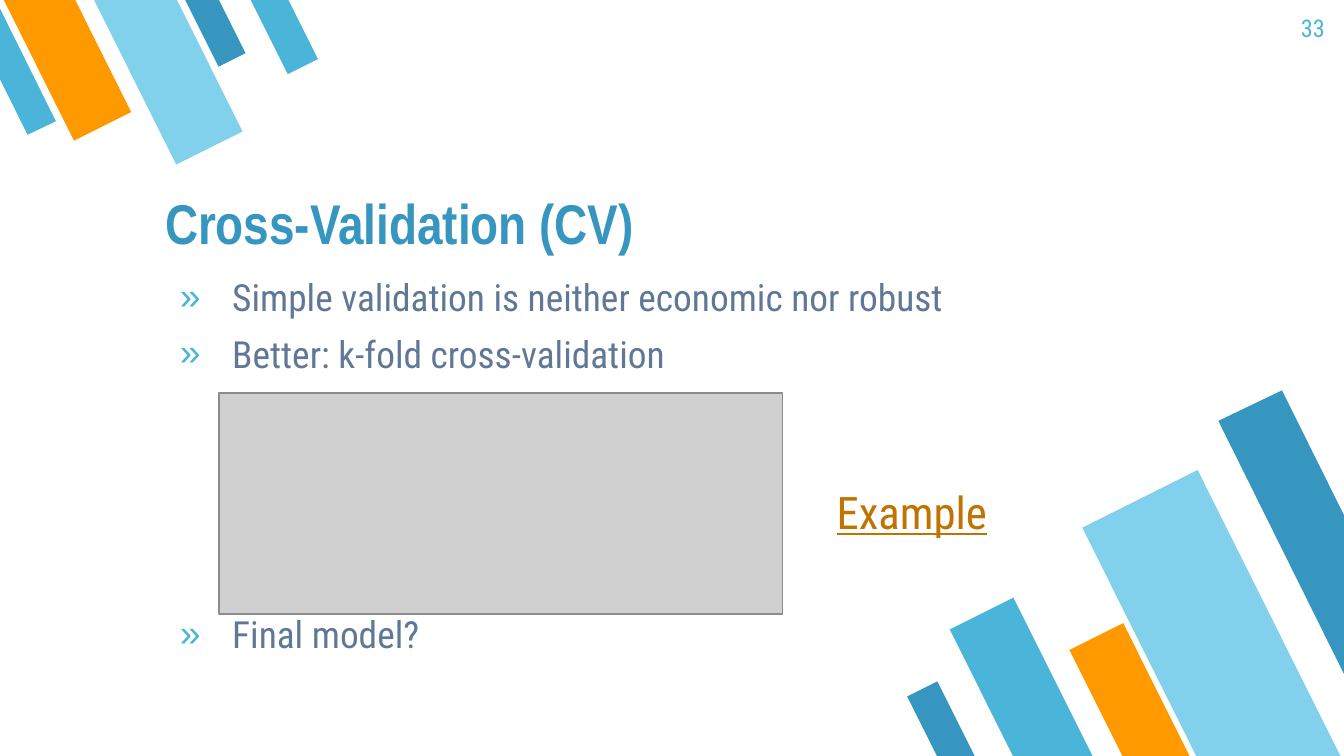
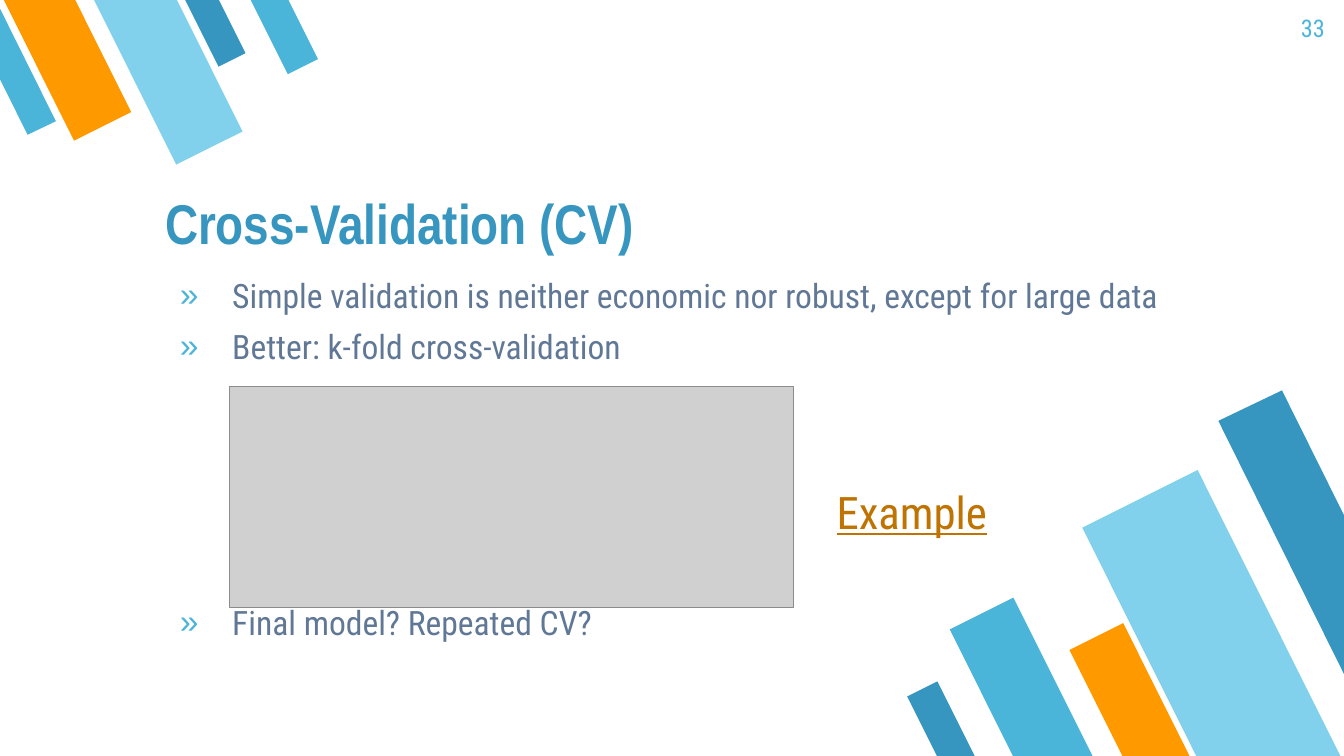
Before and after one commit to mayer79/ml_lecture, a slide deck: slide 33 of slides/ML_Lecture.pptx. Drawn at 1344x756 pixels with LibreOffice and Linux fonts; fonts in the diff are those of the drawing; grey boxes stand for pictures. Boxes give left, top, right and bottom in pixels: in the first picture for what was removed or moved away, otherwise in the second. Text is boxed around its words. In the diff, an @@ line names an element or a change of style, - is before the commit and + after.

Commit message:
reviewed Chapter 2 and added problematic part of repeated diamonds.

```diff
--- a/slides/ML_Lecture.pptx
+++ b/slides/ML_Lecture.pptx
@@ text at box(232, 282, 1158, 315): text changed; size 20 to 18 pt @@
-» Simple validation is neither economic nor robust
+» Simple validation is neither economic nor robust, except for large data
@@ text at box(232, 333, 620, 360): size 20 to 18 pt in "Better: k-fold cross-validation" @@
@@ picture: place and size @@
-picture at box(219, 392, 782, 614)
+picture at box(230, 387, 793, 609)
@@ text at box(232, 604, 592, 642): text changed; size 20 to 18 pt @@
-» Final model?
+» Final model? Repeated CV?
```
Also in this commit, not shown: 5 other slides changed, 4 other files.
